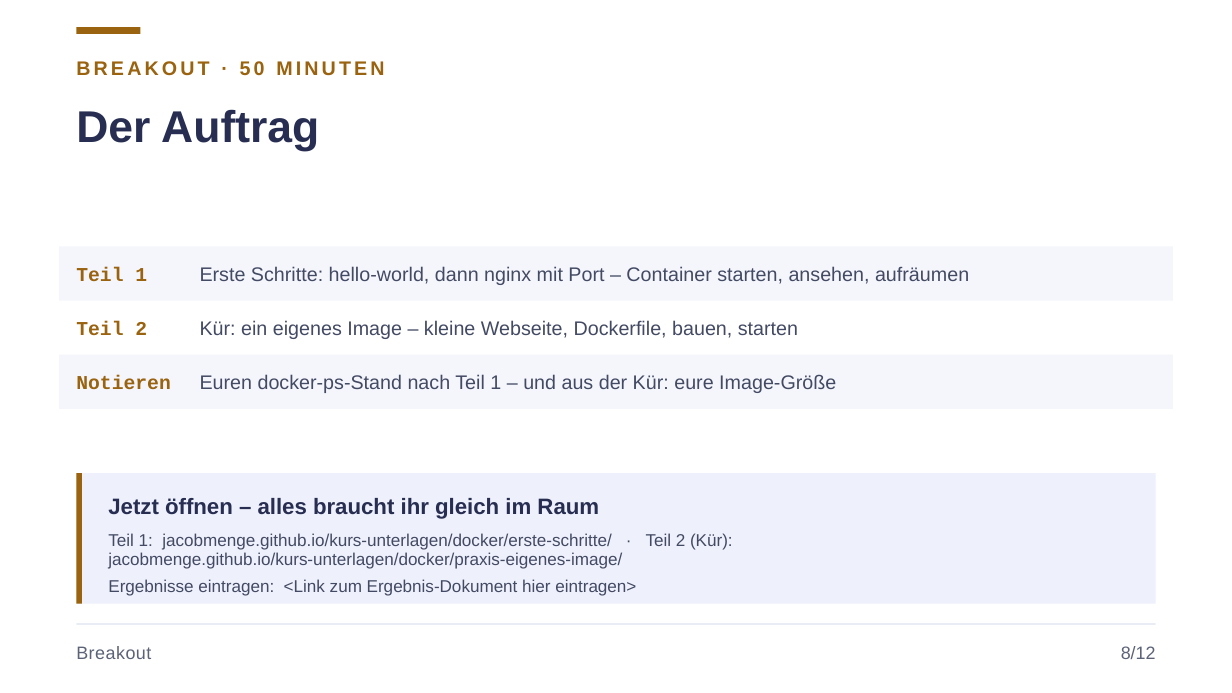
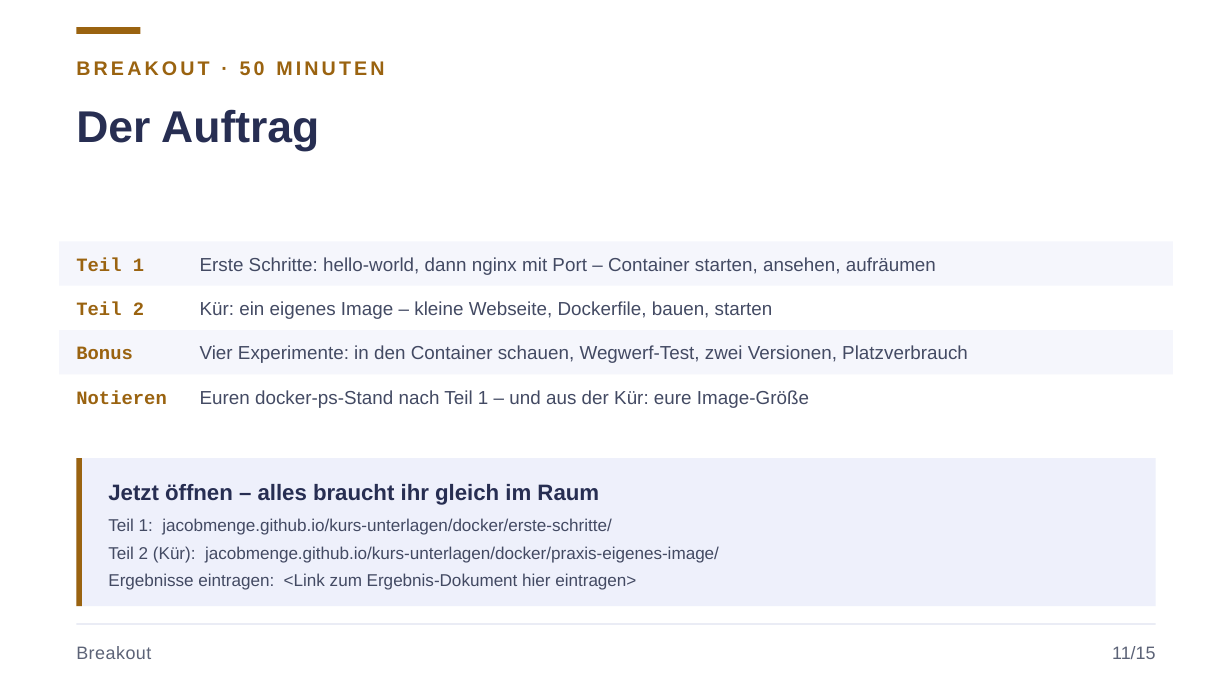
Before and after one commit to JacobMenge/kurs-unterlagen, a slide deck: slide 14 of folien/05-docker-einfuehrung.pptx (slide 11 before the commit). Drawn at 1232x693 pixels with LibreOffice and Linux fonts; fonts in the diff are those of the drawing. Boxes give left, top, right and bottom in pixels: in the first picture for what was removed or moved away, otherwise in the second. Text is boxed around its words. In the diff, an @@ line names an element or a change of style, - is before the commit and + after.

Commit message:
docker. new

```diff
--- a/folien/05-docker-einfuehrung.pptx
+++ b/folien/05-docker-einfuehrung.pptx
@@ rectangle: place and size @@
-rectangle at <box>59,246,1173,301</box>
+rectangle at <box>59,241,1173,286</box>
@@ size 11.5 to 11 pt in 6 elements at <box>200,257,936,275</box>, <box>200,390,809,408</box>, <box>76,257,144,271</box>, <box>200,301,773,319</box>, <box>76,391,167,404</box>, <box>76,302,144,315</box> @@
@@ text "Teil 2": place and size @@
-text "Teil 2" at <box>76,321,147,335</box>
+text "Teil 2" at <box>76,302,144,315</box>
@@ text "Kür: ein eigenes Image – ...": place and size @@
-text "Kür: ein eigenes Image – ..." at <box>200,320,798,339</box>
+text "Kür: ein eigenes Image – ..." at <box>200,301,773,319</box>
@@ rectangle: place and size @@
-rectangle at <box>59,355,1173,409</box>
+rectangle at <box>59,330,1173,375</box>
@@ text added at <box>76,346,133,359</box>, 11 pt, text #9A6310, bold @@
+Bonus
@@ text added at <box>200,345,968,363</box>, 11 pt, text #434A63 @@
+Vier Experimente: in den Container schauen, Wegwerf-Test, zwei Versionen, Platzverbrauch
@@ text "Notieren": place and size @@
-text "Notieren" at <box>76,375,171,390</box>
+text "Notieren" at <box>76,391,167,404</box>
@@ text "Euren docker-ps-Stand nach Teil 1 ...": place and size @@
-text "Euren docker-ps-Stand nach Teil 1 ..." at <box>200,374,836,393</box>
+text "Euren docker-ps-Stand nach Teil 1 ..." at <box>200,390,809,408</box>
@@ rectangle: place and size @@
-rectangle at <box>76,473,1156,604</box>
+rectangle at <box>76,458,1156,606</box>
@@ rectangle: place and size @@
-rectangle at <box>76,473,81,604</box>
+rectangle at <box>76,458,81,606</box>
@@ text "Jetzt öffnen – alles braucht ...": place and size @@
-text "Jetzt öffnen – alles braucht ..." at <box>108,498,599,519</box>
+text "Jetzt öffnen – alles braucht ..." at <box>108,484,599,505</box>
@@ text at <box>108,518,719,563</box>: text changed @@
-Teil 1: jacobmenge.github.io/kurs-unterlagen/docker/erste-schritte/ · Teil 2 (Kür): jacobmenge.github.io/kurs-unterlagen/docker/praxis-eigenes-image/
+Teil 1: jacobmenge.github.io/kurs-unterlagen/docker/erste-schritte/
+Teil 2 (Kür): jacobmenge.github.io/kurs-unterlagen/docker/praxis-eigenes-image/
@@ text "Teil 1: jacobmenge.github.io/kurs-unterlagen/docker/erste-sc ...": place and size @@
-text "Teil 1: jacobmenge.github.io/kurs-unterlagen/docker/erste-sc ..." at <box>108,533,733,596</box>
+text "Teil 1: jacobmenge.github.io/kurs-unterlagen/docker/erste-sc ..." at <box>108,518,719,590</box>
@@ text at <box>1112,646,1155,659</box>: text changed @@
-8/12
+11/15
```
Also in this commit, not shown: 12 other slides changed, 3 slides added, 2 other files.
